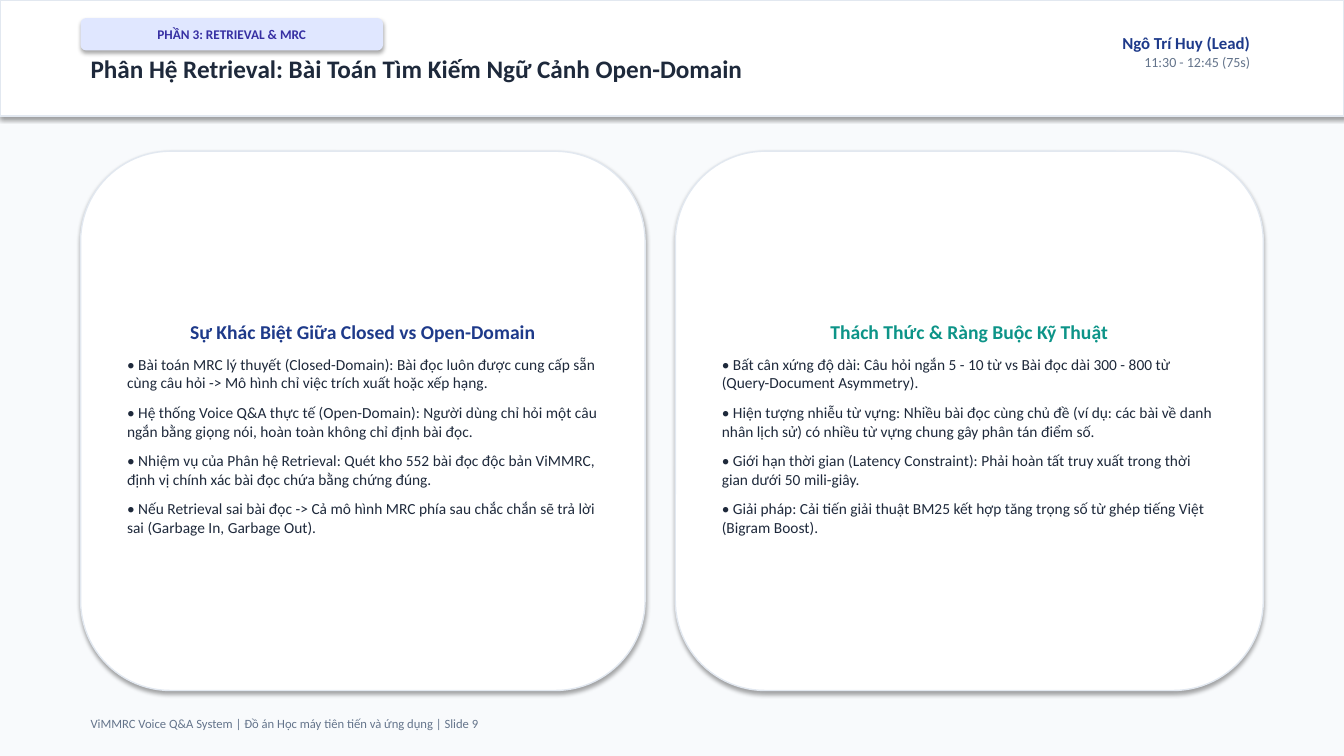
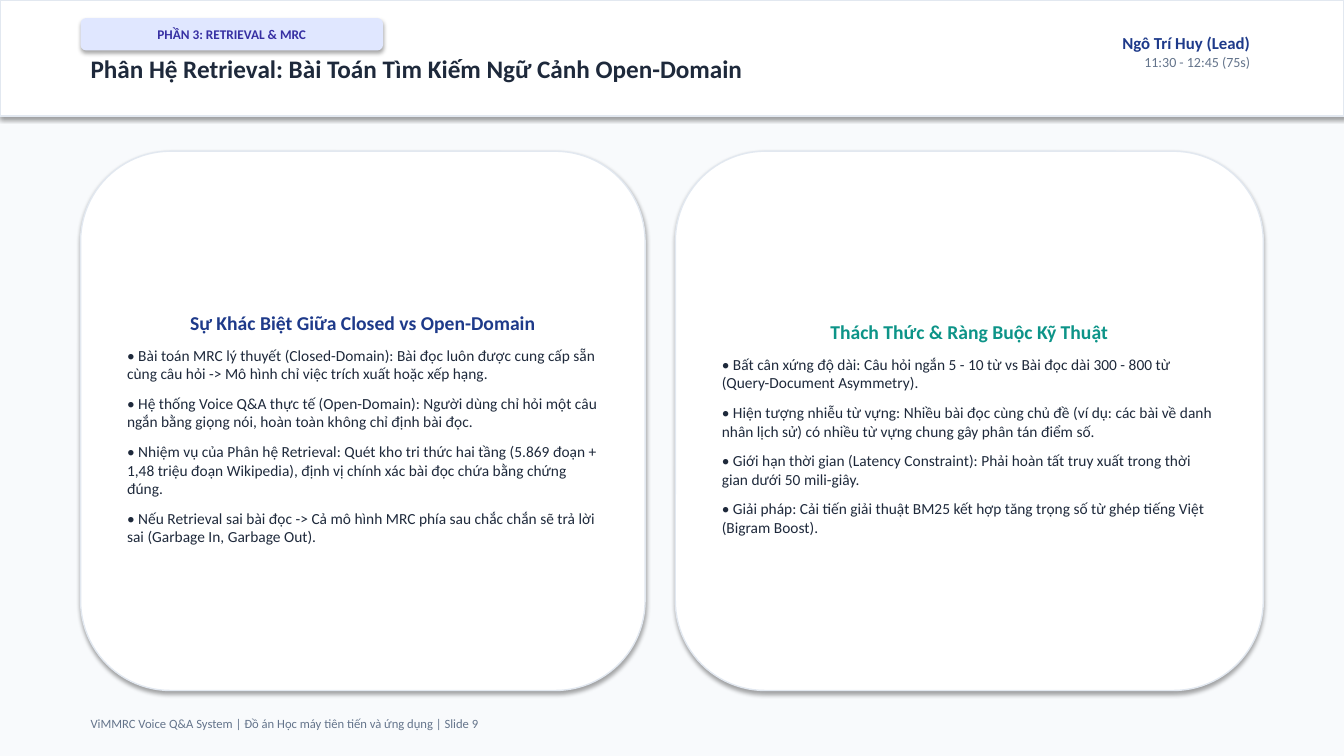
Before and after one commit to ngohuy04022000/vimmrc-qa-voice, a slide deck: slide 9 of docs/ViMMRC_Presentation_30min.pptx. Drawn at 1344x756 pixels with LibreOffice and Linux fonts; fonts in the diff are those of the drawing. Boxes give left, top, right and bottom in pixels: in the first picture for what was removed or moved away, otherwise in the second. Text is boxed around its words. In the diff, an @@ line names an element or a change of style, - is before the commit and + after.

```diff
--- a/docs/ViMMRC_Presentation_30min.pptx
+++ b/docs/ViMMRC_Presentation_30min.pptx
@@ text in rounded rectangle at <box>127,445,585,497</box>: text changed @@
-• Nhiệm vụ của Phân hệ Retrieval: Quét kho 552 bài đọc độc bản ViMMRC, định vị chính xác bài đọc chứa bằng chứng đúng.
+• Nhiệm vụ của Phân hệ Retrieval: Quét kho tri thức hai tầng (5.869 đoạn + 1,48 triệu đoạn Wikipedia), định vị chính xác bài đọc chứa bằng chứng đúng.
```
Also in this commit, not shown: 9 other slides changed, 14 other files.
